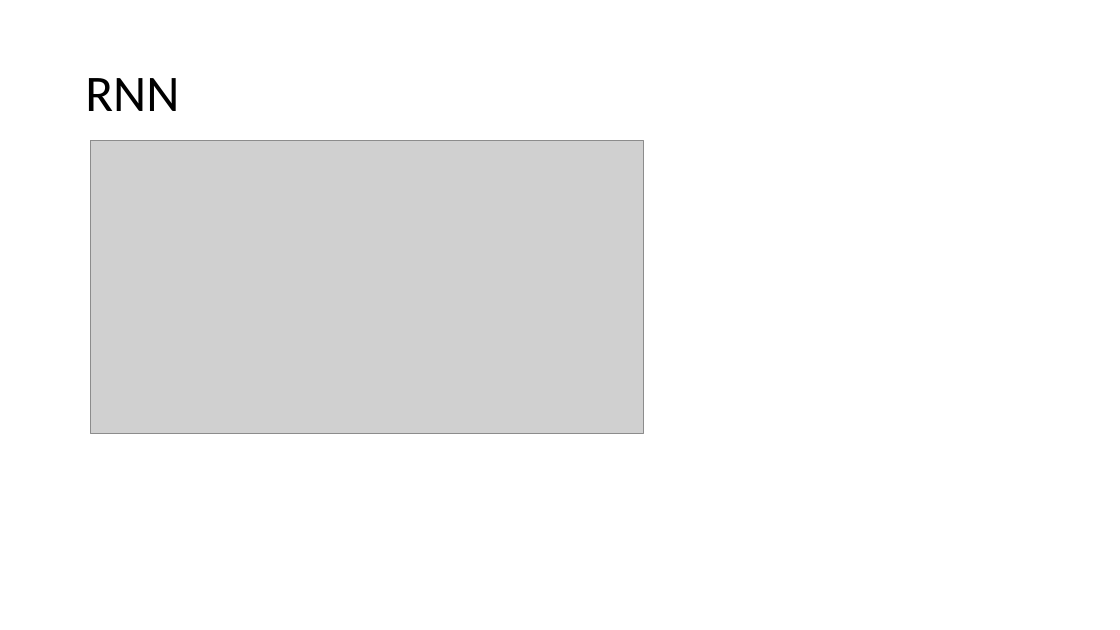
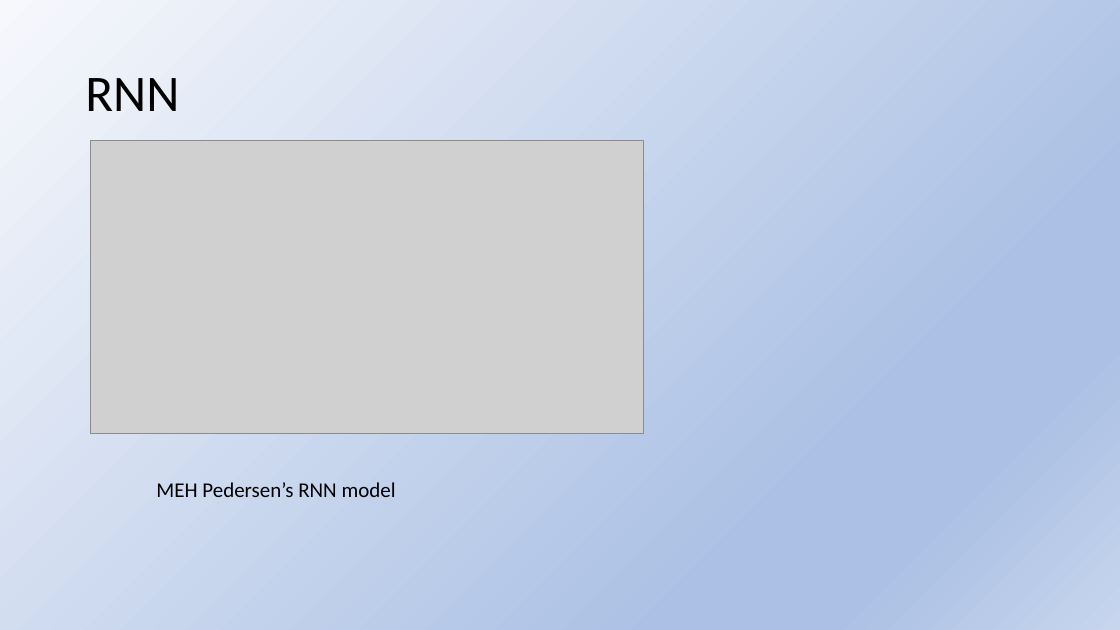
Before and after one commit to tonenguyen/NLP, a slide deck: slide 8 of SentimentalAnalysis.pptx (slide 10 before the commit). Drawn at 1120x630 pixels with LibreOffice and Linux fonts; fonts in the diff are those of the drawing; grey boxes stand for pictures. Boxes give left, top, right and bottom in pixels: in the first picture for what was removed or moved away, otherwise in the second. Text is boxed around its words. In the diff, an @@ line names an element or a change of style, - is before the commit and + after.

```diff
--- a/SentimentalAnalysis.pptx
+++ b/SentimentalAnalysis.pptx
@@ background #FFFFFF to gradient #F6F8FC to #ABC0E4 to #C7D5ED @@
@@ text added at <box>156,482,396,497</box>, 18 pt, text #000000 @@
+MEH Pedersen’s RNN model
```
Also in this commit, not shown: 9 other slides changed, 7 slides added, 3 slides removed, 13 other files.
